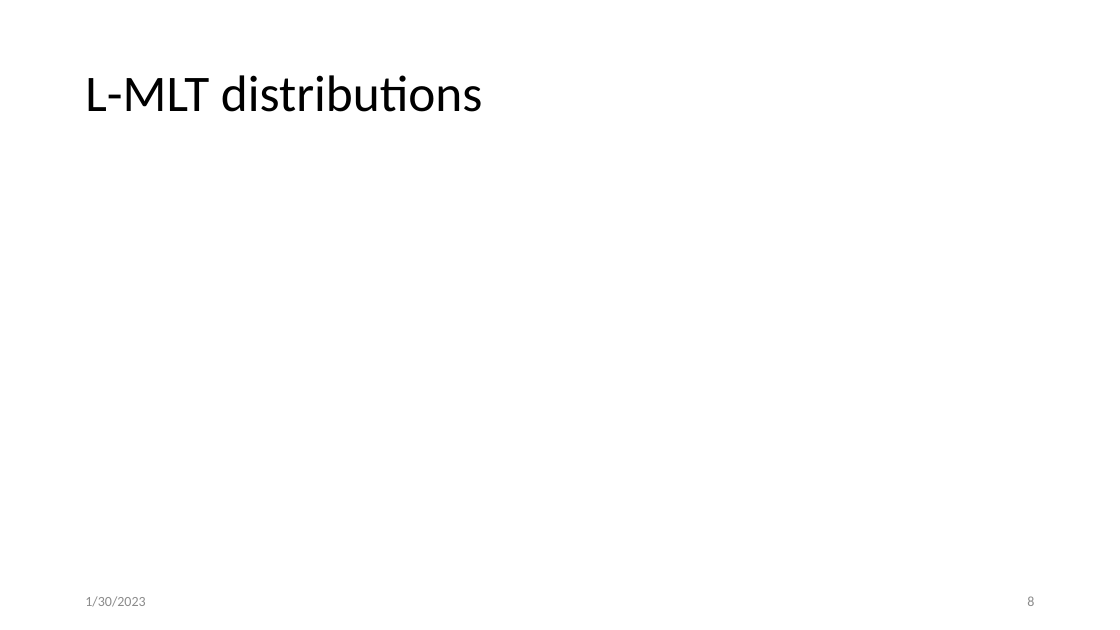
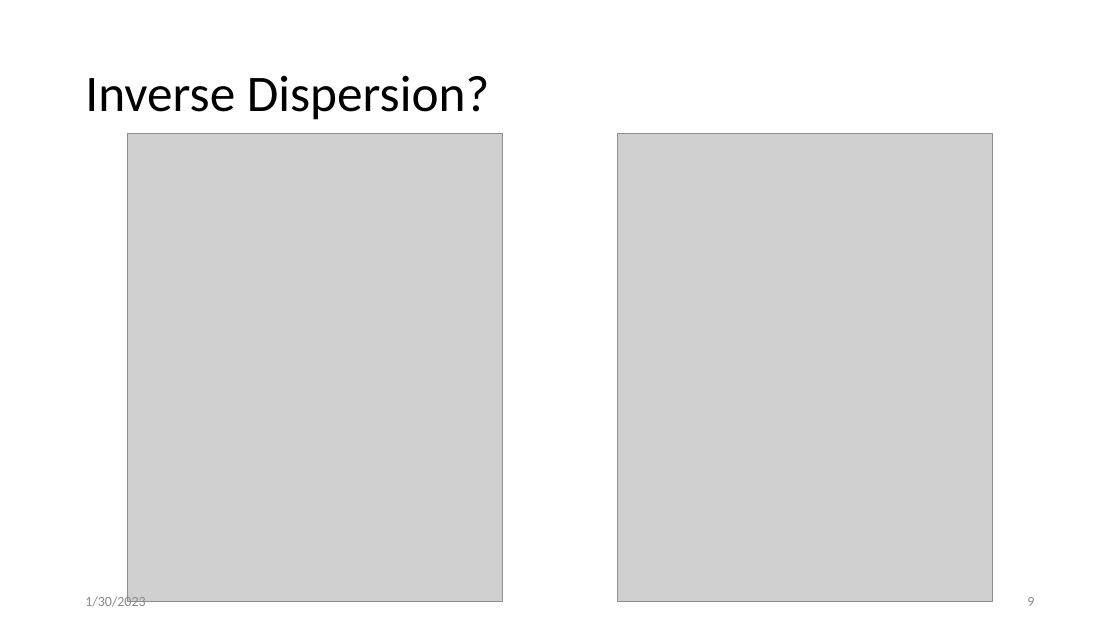
Before and after one commit to mshumko/fbrbsp, a slide deck: slide 9 of presentations/20230130_firebird_microburst_durations.pptx (slide 8 before the commit). Drawn at 1120x630 pixels with LibreOffice and Linux fonts; fonts in the diff are those of the drawing; grey boxes stand for pictures. Boxes give left, top, right and bottom in pixels: in the first picture for what was removed or moved away, otherwise in the second. Text is boxed around its words. In the diff, an @@ line names an element or a change of style, - is before the commit and + after.

```diff
--- a/presentations/20230130_firebird_microburst_durations.pptx
+++ b/presentations/20230130_firebird_microburst_durations.pptx
@@ title at <box>85,75,489,120</box>: text changed @@
-L-MLT distributions
+Inverse Dispersion?
@@ picture added at <box>128,134,502,602</box> @@
@@ picture added at <box>618,134,992,602</box> @@
@@ page number at <box>1027,597,1034,606</box>: text changed @@
-8
+9
```
Also in this commit, not shown: 5 other slides changed, 2 slides added.
